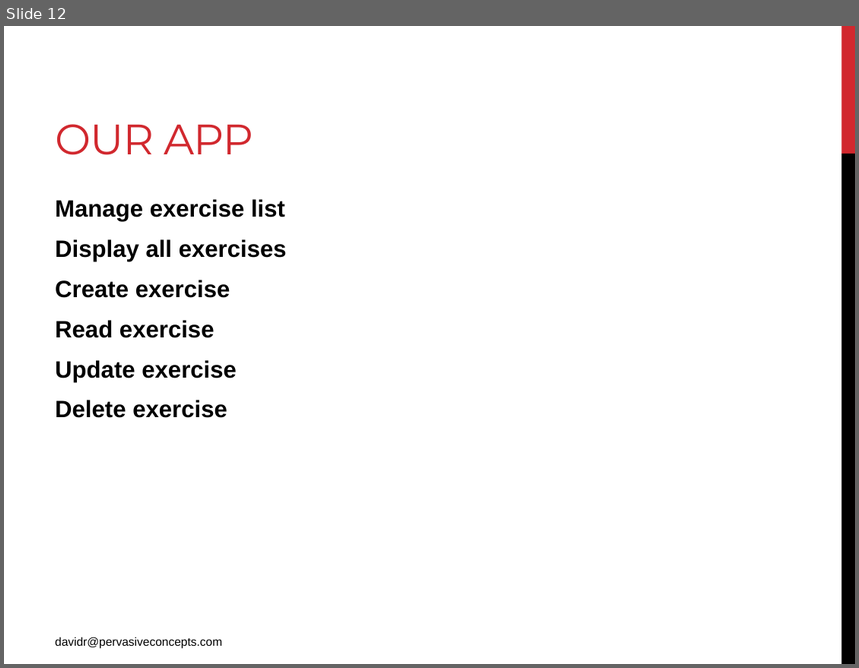
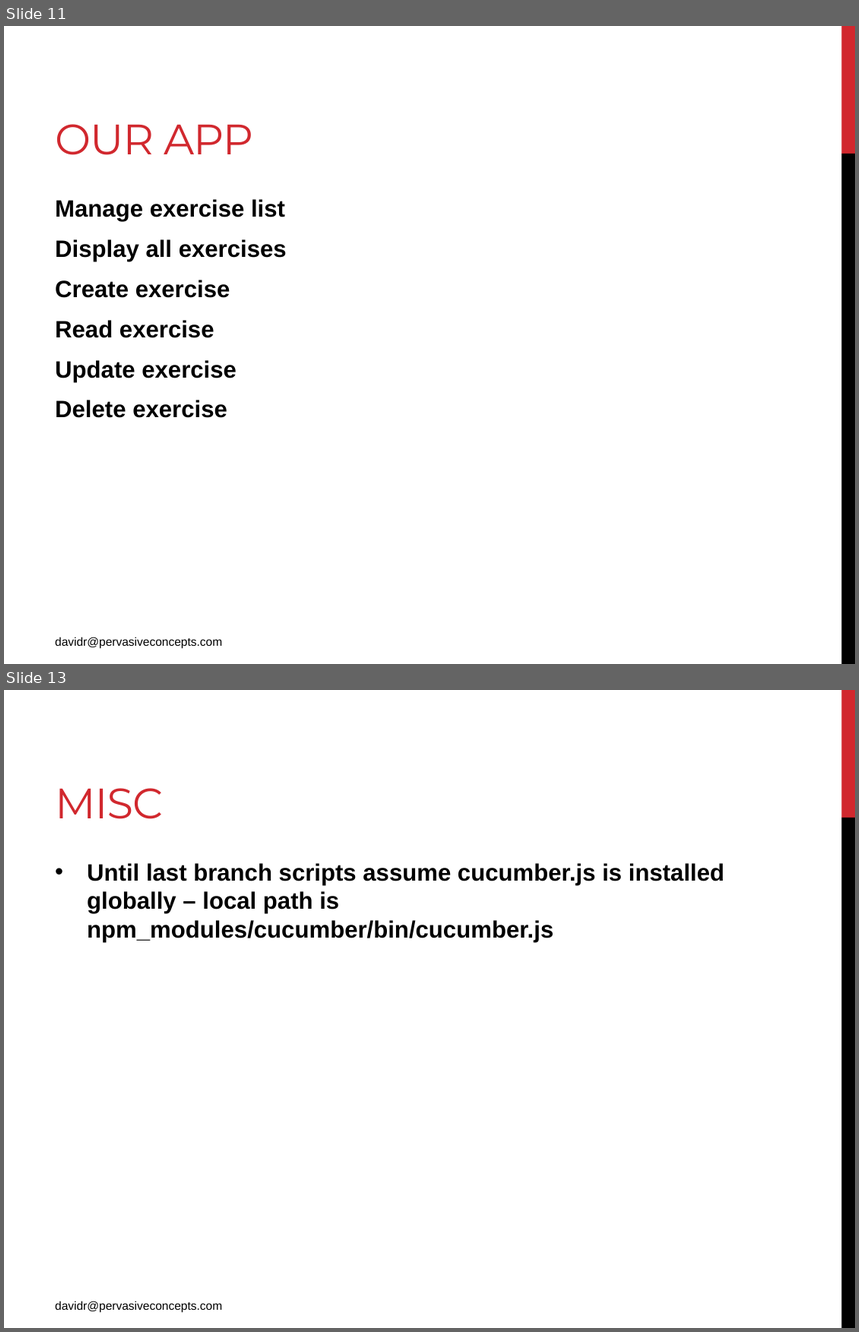
Before and after one commit to pcdwr/ClubAJAXBDD, a slide deck: Presentation/Presentation.pptx. Shown one above the other, each under a label of ours: slide 12 before the commit, slides 11 and 13 after it; the slides between them are not shown. The pictures are 859x668 and 859x1332 pixels, drawn with LibreOffice and Linux fonts; fonts in the diff are those of the drawing. Boxes give left, top, right and bottom in pixels: in the first picture for what was removed or moved away, otherwise in the second. Text is boxed around its words. In the diff, an @@ line names an element or a change of style, - is before the commit and + after.

```diff
--- a/Presentation/Presentation.pptx
+++ b/Presentation/Presentation.pptx
@@ slide 13 added at [4, 690, 855, 1328], background #FFFFFF; not listed: 2 template elements that a slide beside it also shows @@
@@ title added at [55, 788, 163, 819], 36 pt, text #D1282E @@
+MISC
@@ text added at [87, 863, 724, 942], 20 pt, text #000000, bold @@
+• Until last branch scripts assume cucumber.js is installed globally – local path is npm_modules/cucumber/bin/cucumber.js
@@ text added at [55, 1301, 222, 1312], 10 pt, text #000000 @@
+davidr@pervasiveconcepts.com
@@ what was slide 12 is now slide 11 @@
```
Also in this commit, not shown: 2 slides changed, 1 other slide added, 1 slide removed, 15 other files.
